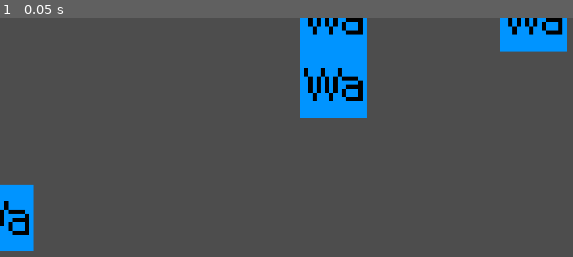
Above: before the commit, frame 1.
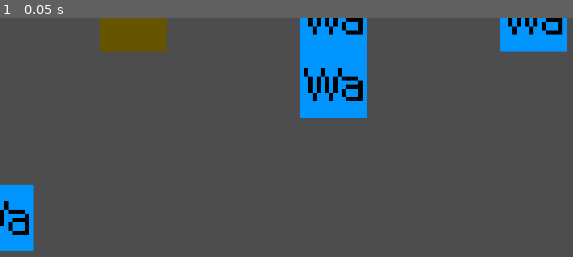
Above: after the commit, the same moment.

Repository: NobleMetalLabs/psyoko
Game: Godot game, scene res://obj/GAME.tscn
The game is run twice, just before and just after one commit, with the same random seed, the same clock (stepped at 60 frames per second) and the same inputs. Sound files missing from this copy of the repository are replaced by a short silence.
Inputs:
- Up to frame 1 (0.05 s): no input

The runs differ from the first frame. In frame 1, 1.7% of the frame differs, in the area x 17-30%, y 0-15%.

Commit message:
Add boxes

Diff:
--- a/lib/Event/PlayerMoveEvent.gd
+++ b/lib/Event/PlayerMoveEvent.gd
@@ -4,10 +4,12 @@
 var time : int
 var player_id : int
 var direction : Vector2i
+var additional_object_ids : Array
 
-static func setup(_player : Player, _direction : Vector2i) -> PlayerMoveEvent:
+static func setup(_player : Player, _direction : Vector2i, _additional_objects : Array) -> PlayerMoveEvent:
 	var event : PlayerMoveEvent = PlayerMoveEvent.new()
 	event.player_id = MultiplayerManager.player_to_peer_id[_player]
 	event.direction = _direction
+	event.additional_object_ids = _additional_objects
 	event.time = Aligner.get_time()
 	return event
--- a/obj/WORLD.tscn
+++ b/obj/WORLD.tscn
@@ -1,6 +1,7 @@
-[gd_scene load_steps=2 format=4 uid="uid://gopi1vs5xgml"]
+[gd_scene load_steps=3 format=4 uid="uid://gopi1vs5xgml"]
 
 [ext_resource type="TileSet" uid="uid://cxvkjx1xiay6t" path="res://ast/sprite/world/debug-biome-tileset.tres" id="1_ot6yq"]
+[ext_resource type="PackedScene" uid="uid://bvhb130ijmos8" path="res://obj/box/Box.tscn" id="2_mh843"]
 
 [node name="WORLD" type="Node2D"]
 
@@ -8,3 +9,20 @@
 position = Vector2(-8, -8)
 tile_map_data = PackedByteArray("AAD7/wMAAAABAAAAAAD8/wMAAAABAAAAAAD9/wMAAAABAAAAAAD+/wMAAAABAAAAAAD//wMAAAABAAAAAAAAAA …(400 unchanged characters)…
 tile_set = ExtResource("1_ot6yq")
+
+[node name="boxes" type="Node2D" parent="."]
+
+[node name="Box" parent="boxes" instance=ExtResource("2_mh843")]
+position = Vector2(-48, -16)
+
+[node name="Box2" parent="boxes" instance=ExtResource("2_mh843")]
+position = Vector2(0, -48)
+
+[node name="Box3" parent="boxes" instance=ExtResource("2_mh843")]
+position = Vector2(32, 0)
+
+[node name="Box4" parent="boxes" instance=ExtResource("2_mh843")]
+position = Vector2(-112, 0)
+
+[node name="Box5" parent="boxes" instance=ExtResource("2_mh843")]
+position = Vector2(-64, 16)
--- /dev/null
+++ b/obj/box/Box.tscn
@@ -0,0 +1,22 @@
+[gd_scene load_steps=4 format=3 uid="uid://bvhb130ijmos8"]
+
+[ext_resource type="Script" path="res://obj/box/box.gd" id="1_nijql"]
+[ext_resource type="Texture2D" uid="uid://c2yrcmenbp1te" path="res://ast/sprite/player/player.png" id="2_wp6c6"]
+
+[sub_resource type="RectangleShape2D" id="RectangleShape2D_pi82n"]
+size = Vector2(16, 16)
+
+[node name="Box" type="Area2D"]
+script = ExtResource("1_nijql")
+
+[node name="CollisionShape2D" type="CollisionShape2D" parent="."]
+shape = SubResource("RectangleShape2D_pi82n")
+metadata/_edit_lock_ = true
+
+[node name="Sprite2D" type="Sprite2D" parent="."]
+modulate = Color(0.40098, 0.328115, 4.81307e-07, 1)
+texture = ExtResource("2_wp6c6")
+
+[node name="MoveCast" type="RayCast2D" parent="."]
+target_position = Vector2(16, 0)
+collide_with_areas = true
--- /dev/null
+++ b/obj/box/box.gd
@@ -0,0 +1,17 @@
+class_name Box
+extends Area2D
+
+@onready var move_cast = $MoveCast
+func collision_check(direction : Vector2) -> Array:
+	move_cast.rotation = Vector2(direction).angle_to(Vector2i.RIGHT)
+	move_cast.force_raycast_update()
+
+	var pushed = []
+	var collider = move_cast.get_collider()
+	if collider is TileMapLayer:
+		pushed.append(collider)
+	elif collider is Box or collider is Player:
+		pushed.append(UIDDB.uid(collider))
+		pushed.append_array(collider.collision_check(direction))
+
+	return pushed
--- a/obj/game.gd
+++ b/obj/game.gd
@@ -6,6 +6,10 @@
 	if args.has("-client"):
 		for bus_idx : int in range(0, AudioServer.bus_count):
 			AudioServer.set_bus_mute(bus_idx, true)
+
+	# TEMPORARY SOLUTION
+	for box : Box in world.get_node("boxes").get_children():
+		UIDDB.register_object(box, hash(box.position))
 
 var players : Array[Player] = []
 var player_scene : PackedScene = load("res://obj/player/Player.tscn")
@@ -32,18 +36,17 @@
 	return player
 
 func move_player(player : Player, direction : Vector2) -> void:
-	player.move_cast.force_raycast_update()
-	var collision_check = player.move_cast.get_collider()
-	if collision_check is TileMapLayer: return
+	var pushed_objects = player.collision_check(direction)
+	if not pushed_objects.is_empty() and pushed_objects.back() is TileMapLayer: return
 
 	var flipped : Vector2 = Vector2(direction.x, -direction.y)
-	Aligner.submit_event(PlayerMoveEvent.setup(player, flipped))
+	Aligner.submit_event(PlayerMoveEvent.setup(player, flipped, pushed_objects))
 
 func player_attacks(player : Player, direction : Vector2, is_long : bool) -> void:
 	Aligner.submit_event(PlayerAttackEvent.setup(player, direction, is_long))
 
 func _process(_delta: float) -> void:
 	if Input.is_action_just_pressed("debug"):
-		var event : Event = PlayerMoveEvent.setup(MultiplayerManager.get_local_player(), Vector2i.RIGHT)
+		var event : Event = PlayerMoveEvent.setup(MultiplayerManager.get_local_player(), Vector2i.RIGHT, [])
 		event.time = 0
 		Aligner.submit_event(event)
--- a/obj/player/player.gd
+++ b/obj/player/player.gd
@@ -59,5 +59,18 @@
 		attacked.emit(input_vector, is_long)
 
 	else:
-		move_cast.rotation = Vector2(input_vector).angle_to(Vector2i.RIGHT)
 		moved.emit(input_vector)
+
+func collision_check(direction : Vector2) -> Array:
+	move_cast.rotation = Vector2(direction).angle_to(Vector2i.RIGHT)
+	move_cast.force_raycast_update()
+
+	var pushed = []
+	var collider = move_cast.get_collider()
+	if collider is TileMapLayer:
+		pushed.append(collider)
+	elif collider is Box or collider is Player:
+		pushed.append(UIDDB.uid(collider))
+		pushed.append_array(collider.collision_check(direction))
+
+	return pushed
--- a/project.godot
+++ b/project.godot
@@ -25,6 +25,7 @@
 MultiplayerManager="*res://src/MultiplayerManager.gd"
 Aligner="*res://src/aligners/Aligner.gd"
 Router="*res://src/Router.gd"
+UIDDB="*res://src/UIDDB.gd"
 
 [display]
 
--- /dev/null
+++ b/src/UIDDB.gd
@@ -0,0 +1,49 @@
+#class_name UIDDB
+extends Node
+
+## God database for all synchronized objects and their unique ids.
+
+var uid_to_object : Dictionary = {}
+var object_to_uid : Dictionary = {}
+
+func register_object(_object : Object, _uid : int) -> int:
+	if object_to_uid.has(_object):
+		push_error("Object %s already registered." % [_object])
+		assert(false)
+	if uid_to_object.has(_uid):
+		push_error("Object with uid %s already registered." % [_uid])
+		assert(false)
+
+	uid_to_object[_uid] = _object
+	object_to_uid[_object] = _uid
+
+	# print("%s/UIDDB : Assigned object %s with uid %s." % [MultiplayerManager.get_peer_id(), _object, _uid])
+
+	return _uid
+
+func unregister_object(_object : Object) -> void:
+	if object_to_uid.has(_object):
+		uid_to_object.erase(object_to_uid[_object])
+		object_to_uid.erase(_object)
+
+func has_object(_object : Object) -> bool:
+	return object_to_uid.has(_object)
+
+func has_uid(_uid : int) -> bool:
+	return uid_to_object.has(_uid)
+
+func object(_uid : int) -> Object:
+	if not uid_to_object.has(_uid):
+		push_error("Object with uid %s not found." % [_uid])
+		assert(false)
+	return uid_to_object.get(_uid, null)
+
+func uid(_object : Object) -> int:
+	if not object_to_uid.has(_object):
+		push_error("Object %s not registered." % [_object])
+		assert(false)
+	return object_to_uid.get(_object, -1)
+
+func clear() -> void:
+	uid_to_object.clear()
+	object_to_uid.clear()
--- a/src/aligners/PlayerAligner.gd
+++ b/src/aligners/PlayerAligner.gd
@@ -41,26 +41,36 @@
 	if player == null: return
 	player.position += Vector2(event.direction) * Psyoko.TILE_SIZE
 
+	for object_id in event.additional_object_ids:
+		var pushed = UIDDB.object(object_id)
+		pushed.position += Vector2(event.direction) * Psyoko.TILE_SIZE
+
 func _undo_movement(event : PlayerMoveEvent) -> void:
 	var player = MultiplayerManager.peer_id_to_player[event.player_id]
 	if player == null: return
 	player.position -= Vector2(event.direction) * Psyoko.TILE_SIZE
+	for pushed in event.additional_objects: pushed.position -= Vector2(event.direction) * Psyoko.TILE_SIZE
 
 
 
 func _do_spawn(event : PlayerSpawnEvent) -> void:
 	var new_player : Player = Router.game.make_player(event.player_id)
 	new_player.position = event.location
+
+	# TODO: Murder this code and its entire family
 	MultiplayerManager.player_to_peer_id[new_player] = event.player_id
 	MultiplayerManager.peer_id_to_player[event.player_id] = new_player
+
+	UIDDB.register_object(new_player, event.player_id)
 
 func _undo_spawn(event : PlayerSpawnEvent) -> void:
 	var player : Player = MultiplayerManager.peer_id_to_player[event.player_id]
 	MultiplayerManager.player_to_peer_id.erase(player)
 	MultiplayerManager.peer_id_to_player[event.player_id] = null
+
+	UIDDB.unregister_object(player)
 	if player != null:
 		player.queue_free()
-
 
 
 func _do_attack(event : PlayerAttackEvent) -> void:
